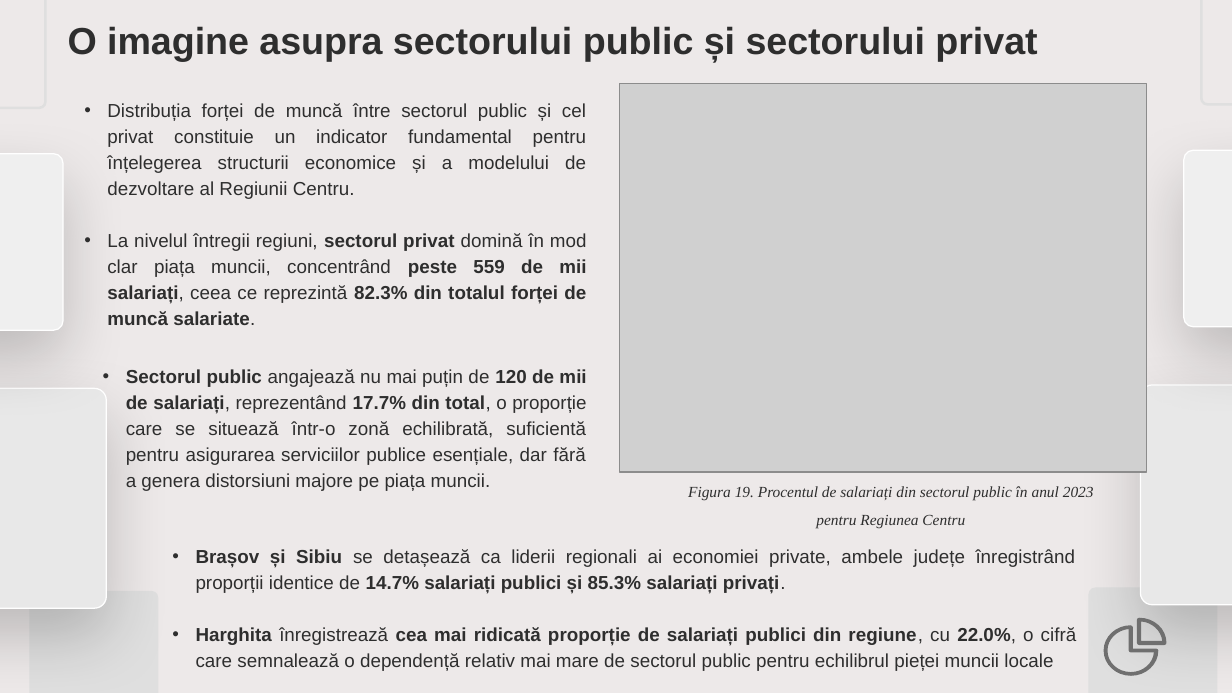
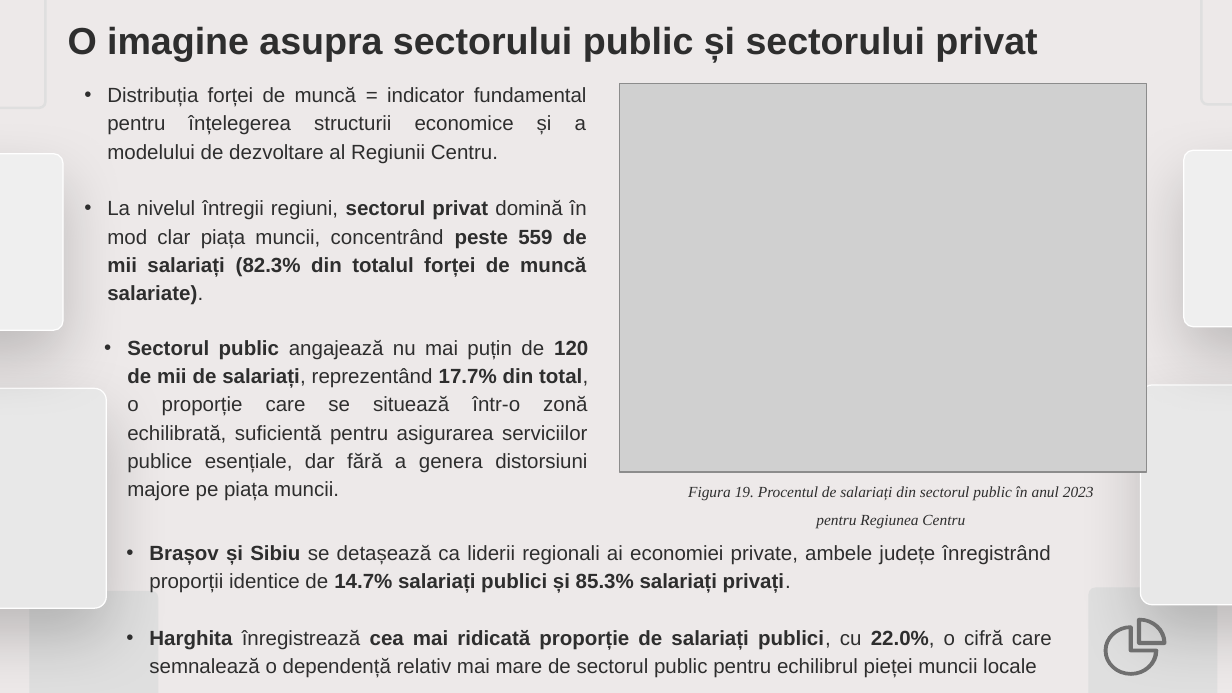
Before and after one commit to d4vjd/Labor-Market-Analysis-App, a slide deck: slide 27 of PUPAZA_DAVID_STAT_OTOIU_ADRIAN.pptx (slide 28 before the commit). Drawn at 1232x693 pixels with LibreOffice and Linux fonts; fonts in the diff are those of the drawing; grey boxes stand for pictures. Boxes give left, top, right and bottom in pixels: in the first picture for what was removed or moved away, otherwise in the second. Text is boxed around its words. In the diff, an @@ line names an element or a change of style, - is before the commit and + after.

```diff
--- a/PUPAZA_DAVID_STAT_OTOIU_ADRIAN.pptx
+++ b/PUPAZA_DAVID_STAT_OTOIU_ADRIAN.pptx
@@ text at bbox=[107, 87, 587, 305]: text changed; size 11 to 12 pt @@
-• Distribuția forței de muncă între sectorul public și cel privat constituie un indicator fundamental pentru înțelegerea structurii economice și a modelului de dezvoltare al Regiunii Centru.
-• La nivelul întregii regiuni, sectorul privat domină în mod clar piața muncii, concentrând peste 559 de mii salariați, ceea ce reprezintă 82.3% din totalul forței de muncă salariate.
+• Distribuția forței de muncă = indicator fundamental pentru înțelegerea structurii economice și a modelului de dezvoltare al Regiunii Centru.
+• La nivelul întregii regiuni, sectorul privat domină în mod clar piața muncii, concentrând peste 559 de mii salariați (82.3% din totalul forței de muncă salariate).
@@ text "Sectorul public angajează nu mai ...": place and size @@
-text "Sectorul public angajează nu mai ..." at bbox=[126, 369, 586, 491]
+text "Sectorul public angajează nu mai ..." at bbox=[127, 340, 588, 473]
@@ text "Sectorul public angajează nu mai ..." at bbox=[127, 340, 588, 473]: size 11 to 12 pt @@
@@ text "Brașov și Sibiu se detașează ...": place and size @@
-text "Brașov și Sibiu se detașează ..." at bbox=[196, 549, 1077, 671]
+text "Brașov și Sibiu se detașează ..." at bbox=[149, 545, 1052, 678]
@@ text at bbox=[149, 545, 1050, 593]: size 11 to 12 pt in "Brașov și Sibiu se detașează ca liderii ..." @@
@@ text at bbox=[149, 630, 1052, 678]: text changed; size 11 to 12 pt @@
-• Harghita înregistrează cea mai ridicată proporție de salariați publici din regiune, cu 22.0%, o cifră care semnalează o dependență relativ mai mare de sectorul public pentru echilibrul pieței muncii locale
+• Harghita înregistrează cea mai ridicată proporție de salariați publici, cu 22.0%, o cifră care semnalează o dependență relativ mai mare de sectorul public pentru echilibrul pieței muncii locale
```
Also in this commit, not shown: 24 other slides changed, 1 slide removed.
